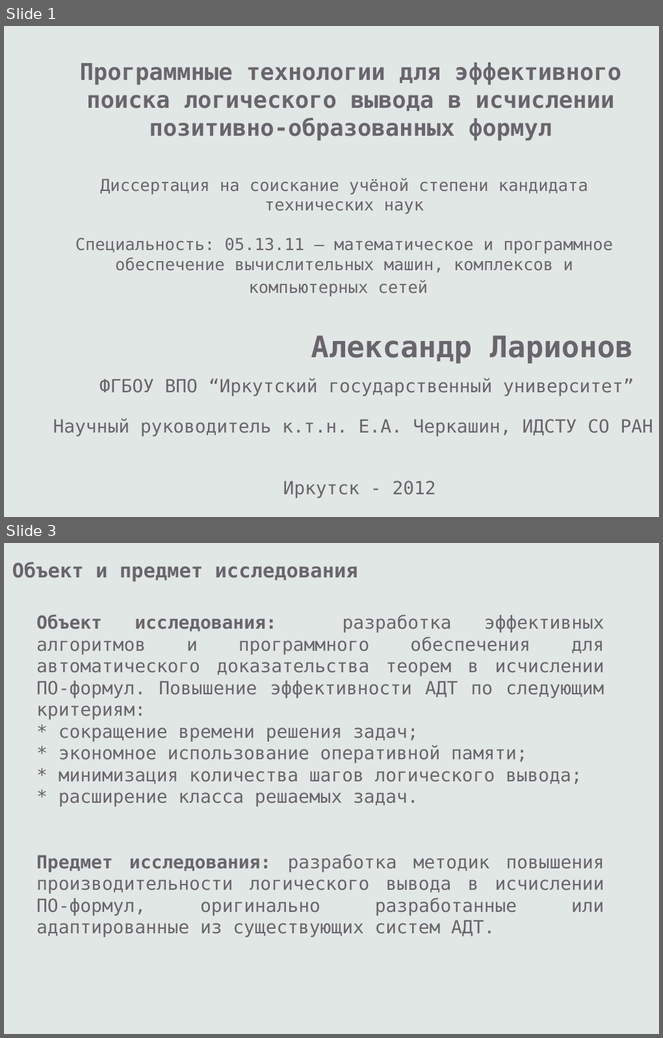
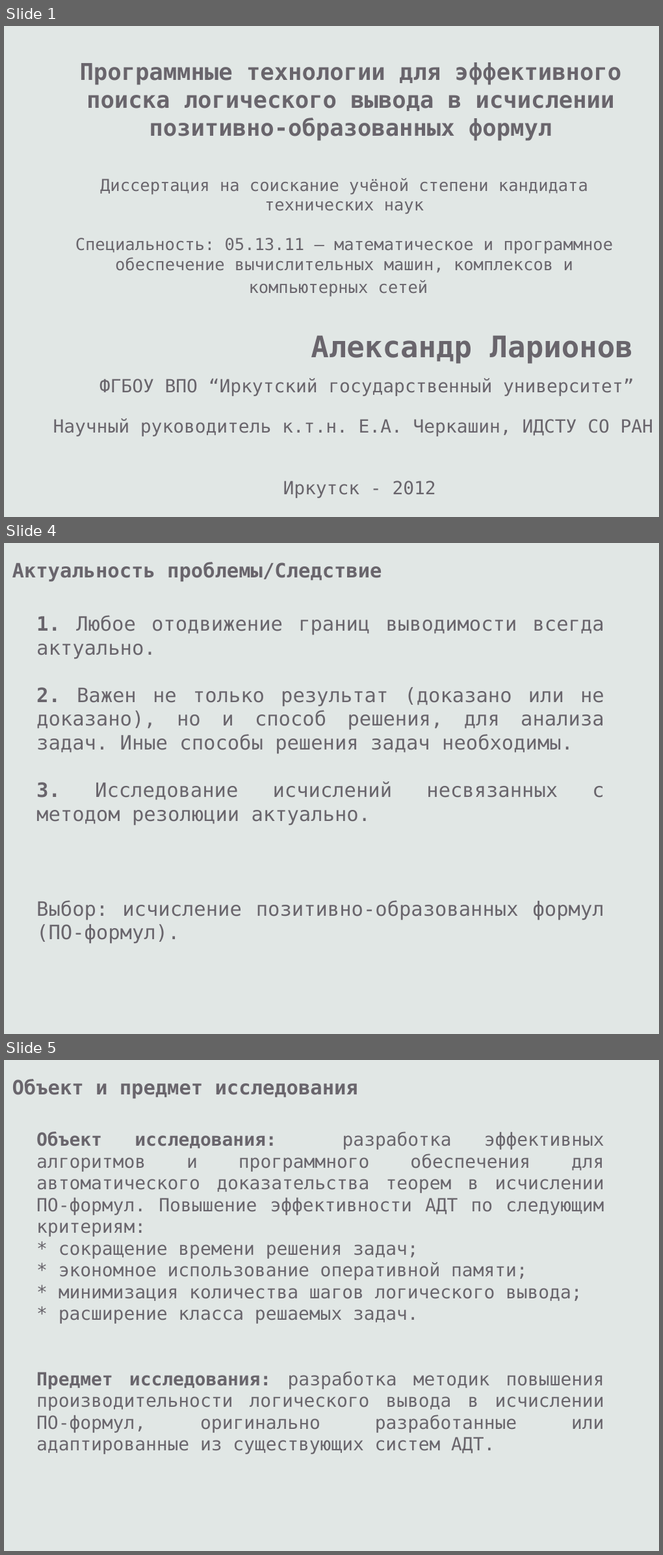
Before and after one commit to eugeneai/prisnif, a slide deck: brick/pres/pacman.odp. Shown one above the other, each under a label of ours: slides 1 and 3 before the commit, slides 1, 4 and 5 after it; the slides between them are not shown. The pictures are 663x1038 and 663x1555 pixels, drawn with LibreOffice and Linux fonts; fonts in the diff are those of the drawing. Boxes give left, top, right and bottom in pixels: in the first picture for what was removed or moved away, otherwise in the second. Text is boxed around its words. In the diff, an @@ line names an element or a change of style, - is before the commit and + after.

```diff
--- a/brick/pres/pacman.odp
+++ b/brick/pres/pacman.odp
@@ slide 4 added at bbox=[4, 543, 659, 1034], background #E1E7E5 @@
@@ text added at bbox=[12, 562, 382, 581], 24 pt, text #69656C, bold @@
+Актуальность проблемы/Следствие
@@ text added at bbox=[36, 615, 605, 944], 24 pt, text #69656C @@
+1. Любое отодвижение границ выводимости всегда актуально.
+2. Важен не только результат (доказано или не доказано), но и способ решения, для анализа задач. Иные способы решения задач необходимы.
+3. Исследование исчислений несвязанных с методом резолюции актуально.
+Выбор: исчисление позитивно-образованных формул (ПО-формул).
@@ what was slide 3 is now slide 5 @@
```
Also in this commit, not shown: 1 slide changed, 2 other slides added, 1 slide removed, 6 other files.
